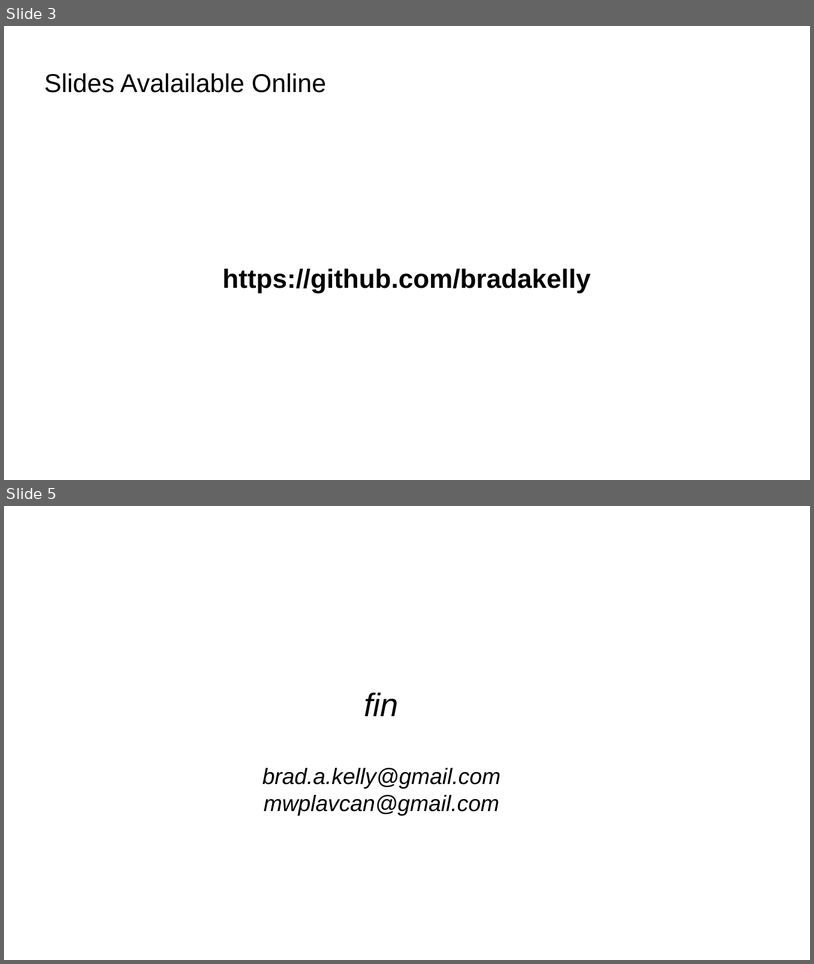
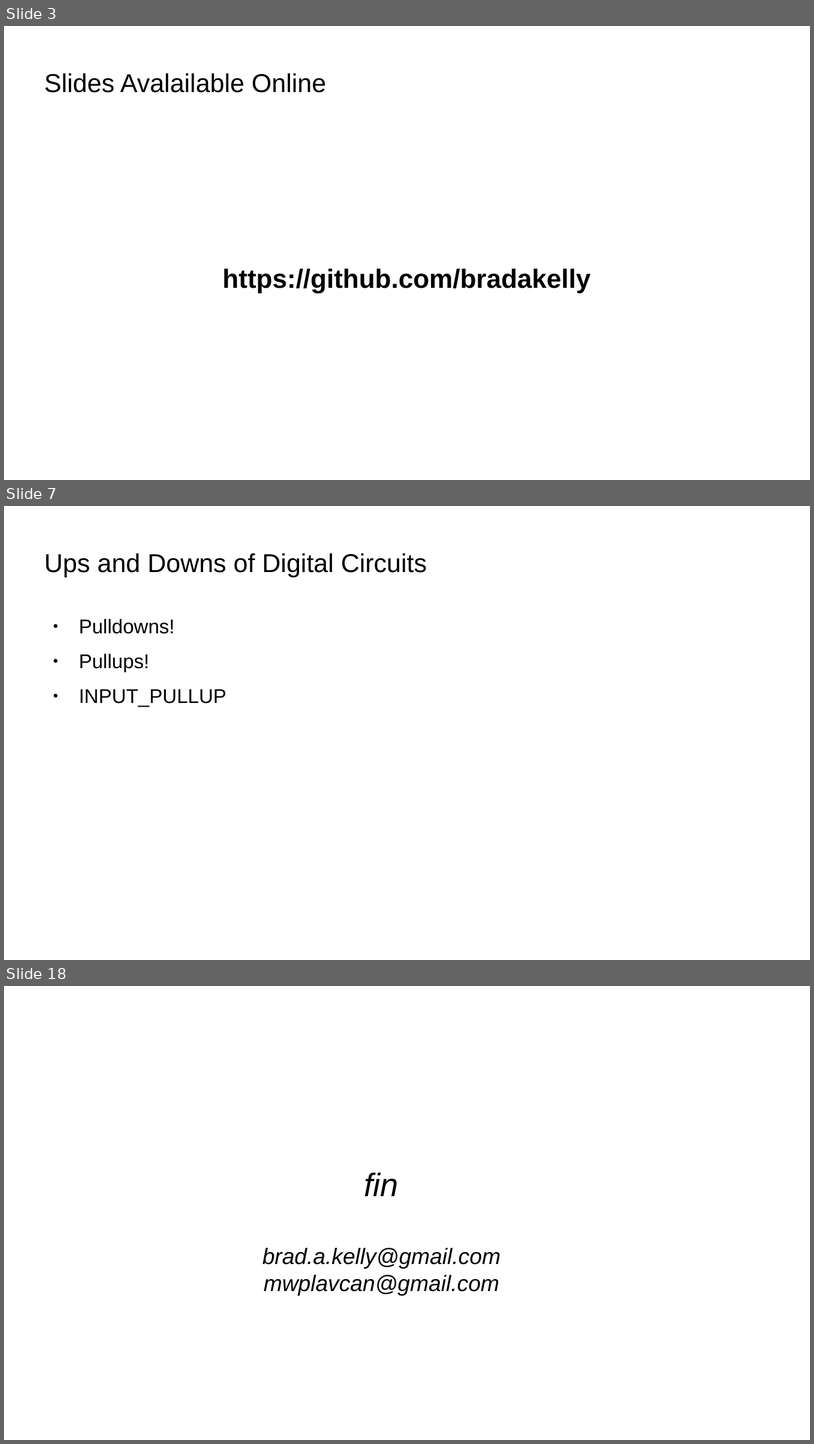
Before and after one commit to bradakelly/ArduinoDevelopmentWorkshop, a slide deck: CourseSlideshow.odp. Shown one above the other, each under a label of ours: slides 3 and 5 before the commit, slides 3, 7 and 18 after it; the slides between them are not shown. The pictures are 814x964 and 814x1444 pixels, drawn with LibreOffice and Linux fonts; fonts in the diff are those of the drawing; background and template pictures are left out. Boxes give left, top, right and bottom in pixels: in the first picture for what was removed or moved away, otherwise in the second. Text is boxed around its words. In the diff, an @@ line names an element or a change of style, - is before the commit and + after.

```diff
--- a/CourseSlideshow.odp
+++ b/CourseSlideshow.odp
@@ slide 7 added at <box>4,506,810,960</box>, background picture (left out) @@
@@ title added at <box>44,553,427,577</box>, 25.4 pt, text #000000 @@
+Ups and Downs of Digital Circuits
@@ text added at <box>79,619,227,706</box>, 19.5 pt, text #000000 @@
+● Pulldowns!
+● Pullups!
+● INPUT_PULLUP
@@ what was slide 5 is now slide 18 @@
```
Also in this commit, not shown: 13 other slides added, 1 slide removed.
